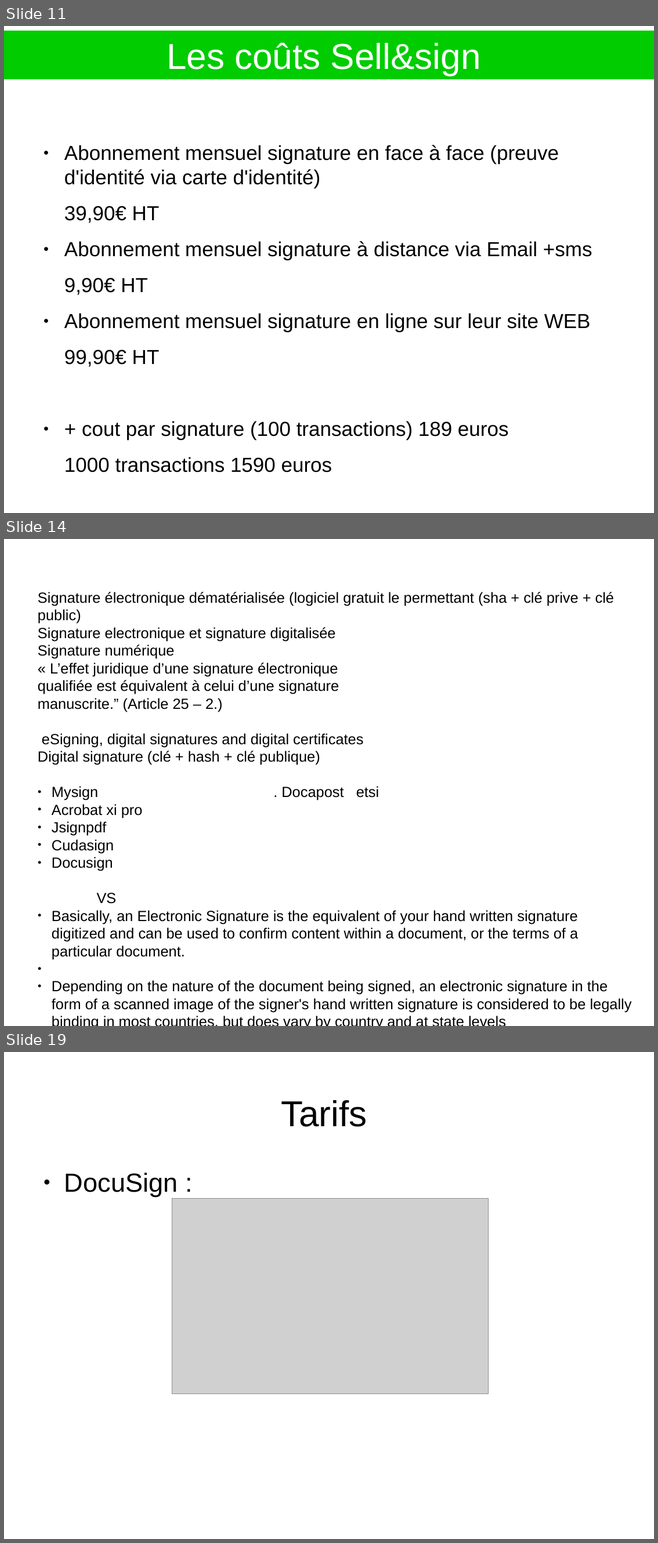
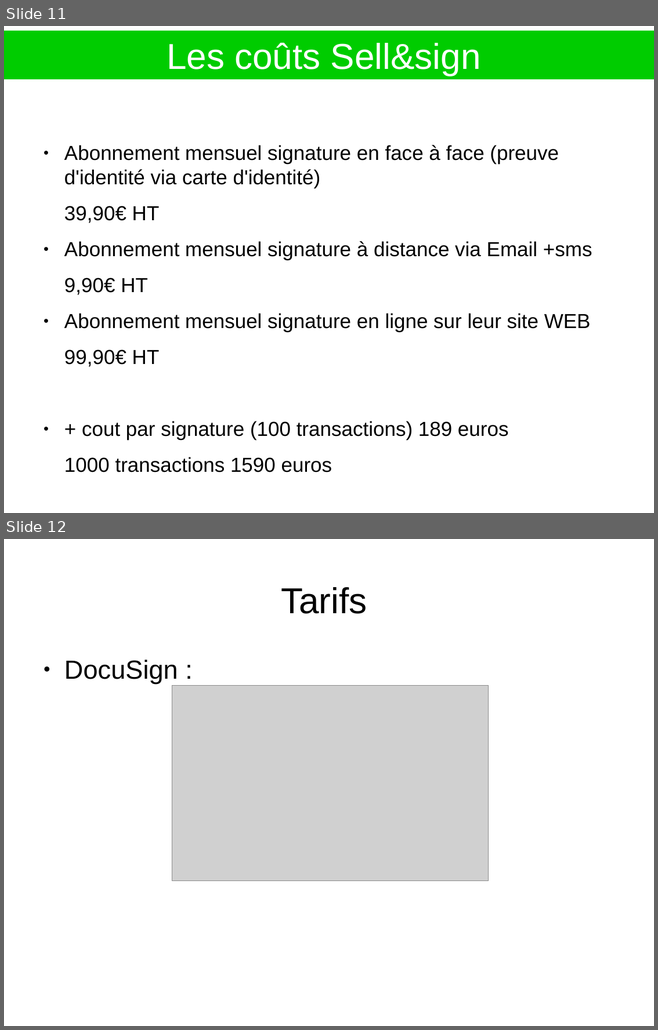
Before and after one commit to heylve/current, a slide deck: Presentations/SignatureElec.odp. Shown one above the other, each under a label of ours: slides 11, 14 and 19 before the commit, slides 11 and 12 after it; the slides between them are not shown. The pictures are 658x1543 and 658x1030 pixels, drawn with LibreOffice and Linux fonts; fonts in the diff are those of the drawing; grey boxes stand for pictures. Boxes give left, top, right and bottom in pixels: in the first picture for what was removed or moved away, otherwise in the second. Text is boxed around its words. In the diff, an @@ line names an element or a change of style, - is before the commit and + after.

```diff
--- a/Presentations/SignatureElec.odp
+++ b/Presentations/SignatureElec.odp
@@ slide 14 removed at (4,539,654,1026), background #FFFFFF @@
@@ text removed at (38,592,632,1012) @@
-Signature électronique dématérialisée (logiciel gratuit le permettant (sha + clé prive + clé public)
-Signature electronique et signature digitalisée
-Signature numérique
-« L’effet juridique d’une signature électronique
-qualifiée est équivalent à celui d’une signature
-manuscrite.” (Article 25 – 2.)
-eSigning, digital signatures and digital certificates
-Digital signature (clé + hash + clé publique)
-● Mysign . Docapost etsi
-● Acrobat xi pro
-● Jsignpdf
-● Cudasign
-● Docusign
-VS
-● Basically, an Electronic Signature is the equivalent of your hand written signature digitized and can be used to confirm content within a document, or the terms of a particular document.
-● Depending on the nature of the document being signed, an electronic signature in the form of a scanned image of the signer's hand written signature is considered to be legally binding in most countries, but does vary by country and at state levels
-Wavecom pad
@@ what was slide 19 is now slide 12 @@
```
Also in this commit, not shown: 2 slides changed, 6 other slides removed, 3 other files.
